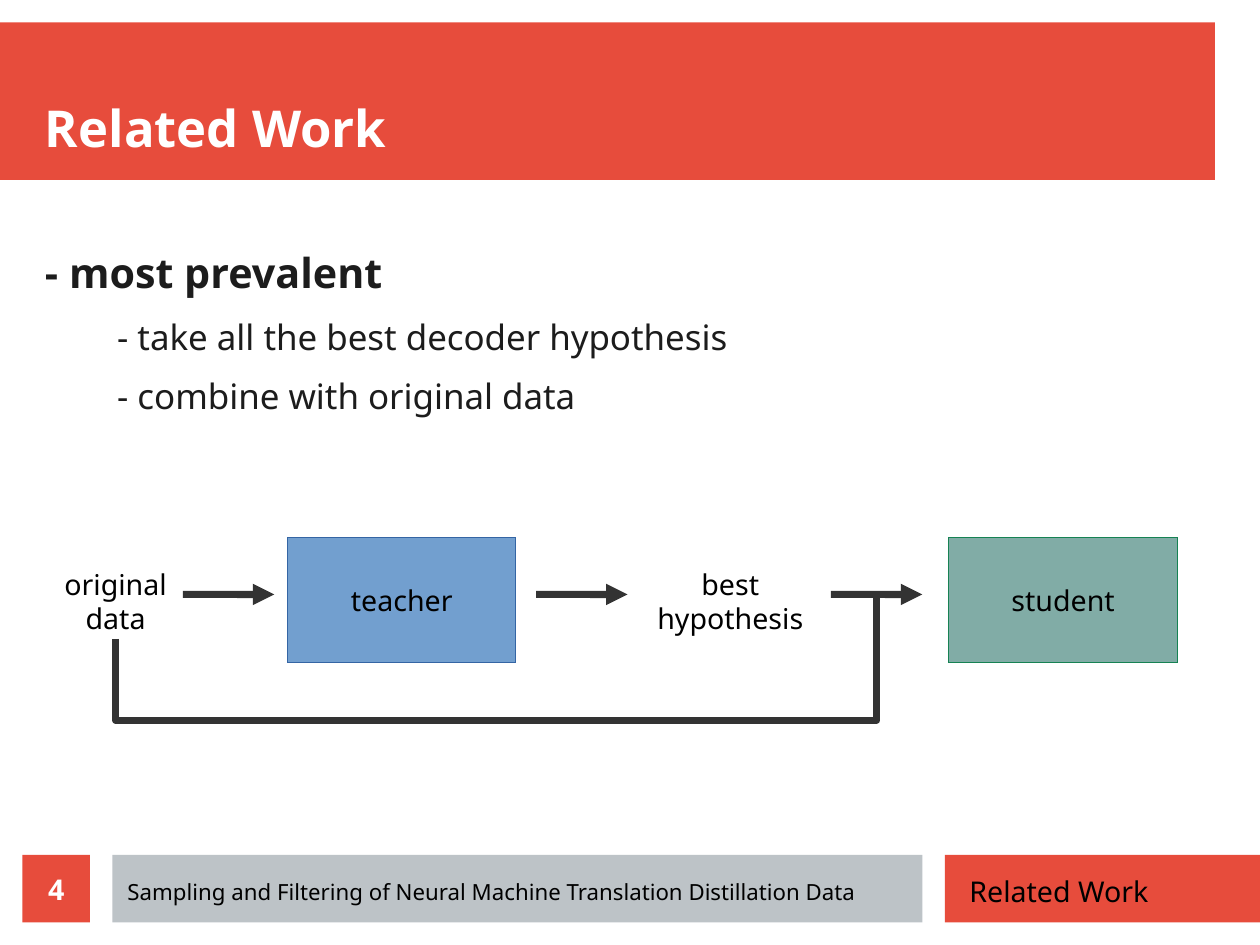
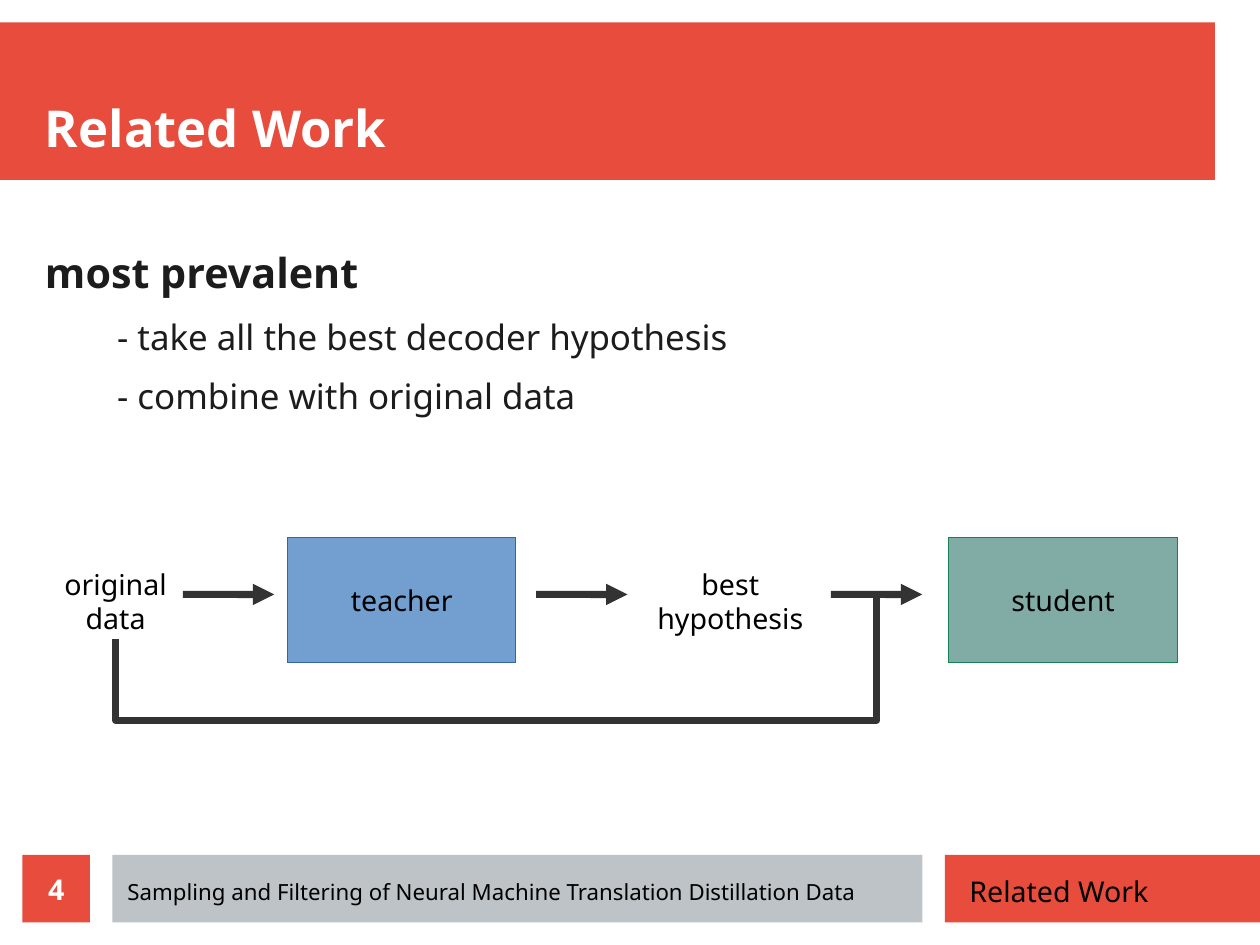
Before and after one commit to zouharvi/reference-mt-distill, a slide deck: slide 4 of meta/final_presentation.odp. Drawn at 1260x945 pixels with LibreOffice and Linux fonts; fonts in the diff are those of the drawing. Boxes give left, top, right and bottom in pixels: in the first picture for what was removed or moved away, otherwise in the second. Text is boxed around its words. In the diff, an @@ line names an element or a change of style, - is before the commit and + after.

```diff
--- a/meta/final_presentation.odp
+++ b/meta/final_presentation.odp
@@ text at (x1=45, y1=256, x2=358, y2=298): text changed @@
-- most prevalent
+most prevalent
```
Also in this commit, not shown: 8 other slides changed, 5 slides added.
